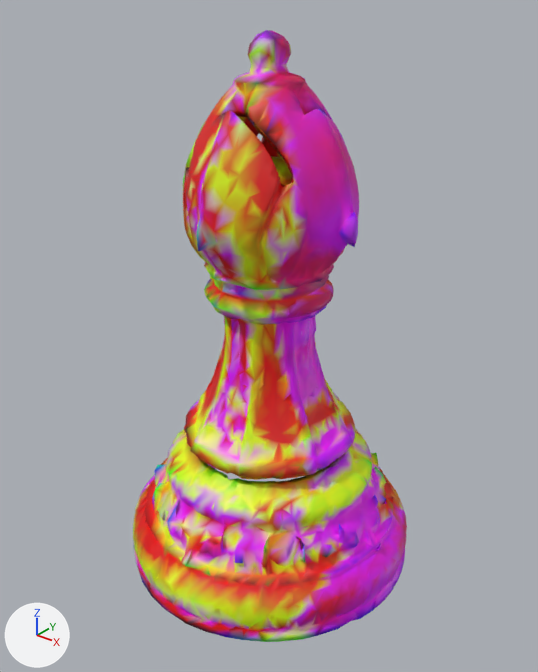
Renders of the glTF model assets/models/persian/candidate2/optimized/bishop.glb from each side of a commit.
Both versions are drawn from a 50 mm camera at (0.782, -0.979, 0.578) aimed at (0.006, -0.009, -0.023). Arrows for +X, +Y and +Z are at lower left; the lights stay in place. The first picture is the older version.

Names of what the first picture shows: 'geometry_0'.
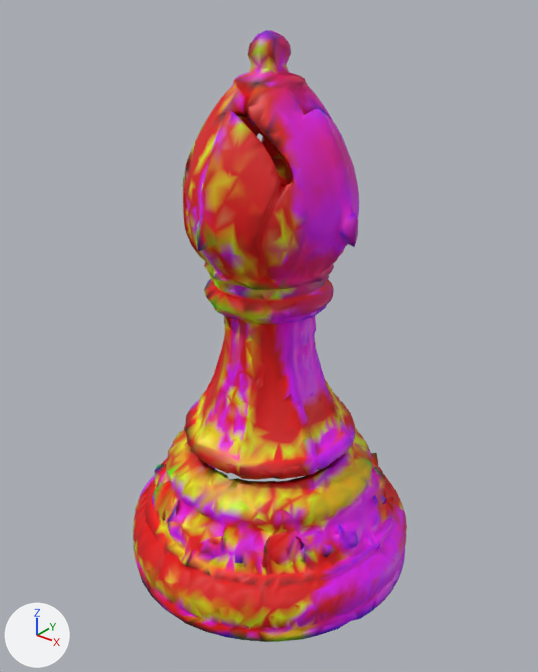
Boxes (x1, y1, x2, y2) around the edits, measured in the pictures (538 x 672 px):
part 1 of me_geometry_0, recoloured
    both: (133, 30, 406, 642)

Patch to the scene script:
```diff
--- a/assets/models/persian/candidate2/optimized/bishop.glb.py
+++ b/assets/models/persian/candidate2/optimized/bishop.glb.py
@@ me_geometry_0 @@
 me_geometry_0.from_pydata(...)  # 7985 vertices, 15964 faces; spans x -0.288..0.288, y -0.289..0.289, z -0.5..0.5
 # used by ob_geometry_0; location = (0.0, 0.0, 0.0)
+# me_geometry_0 part 1: 14664 faces centred in x -0.287..0.288, y -0.288..0.287, z -0.499..0.498 are repainted in the vertex colours, in many colours
 me_geometry_0.materials.append(mat_defaultmaterial)
```
